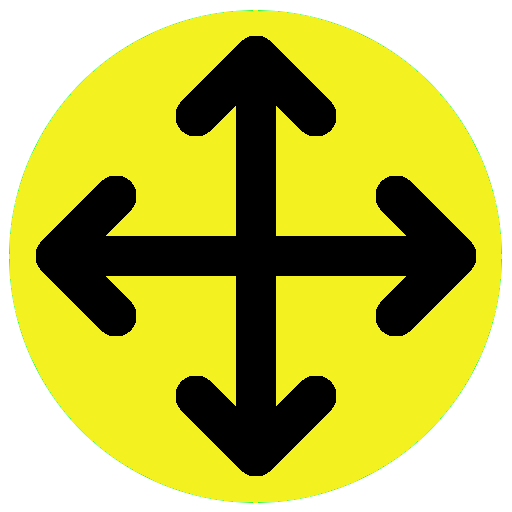
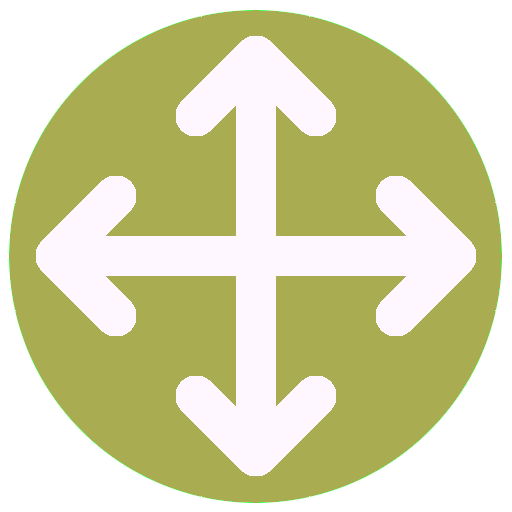
Layer changes from the first w=512, h=512 image to the second:
painted on "Jog.svg" over (36, 36, 476, 476)
painted on "Background" over (9, 10, 502, 503)
